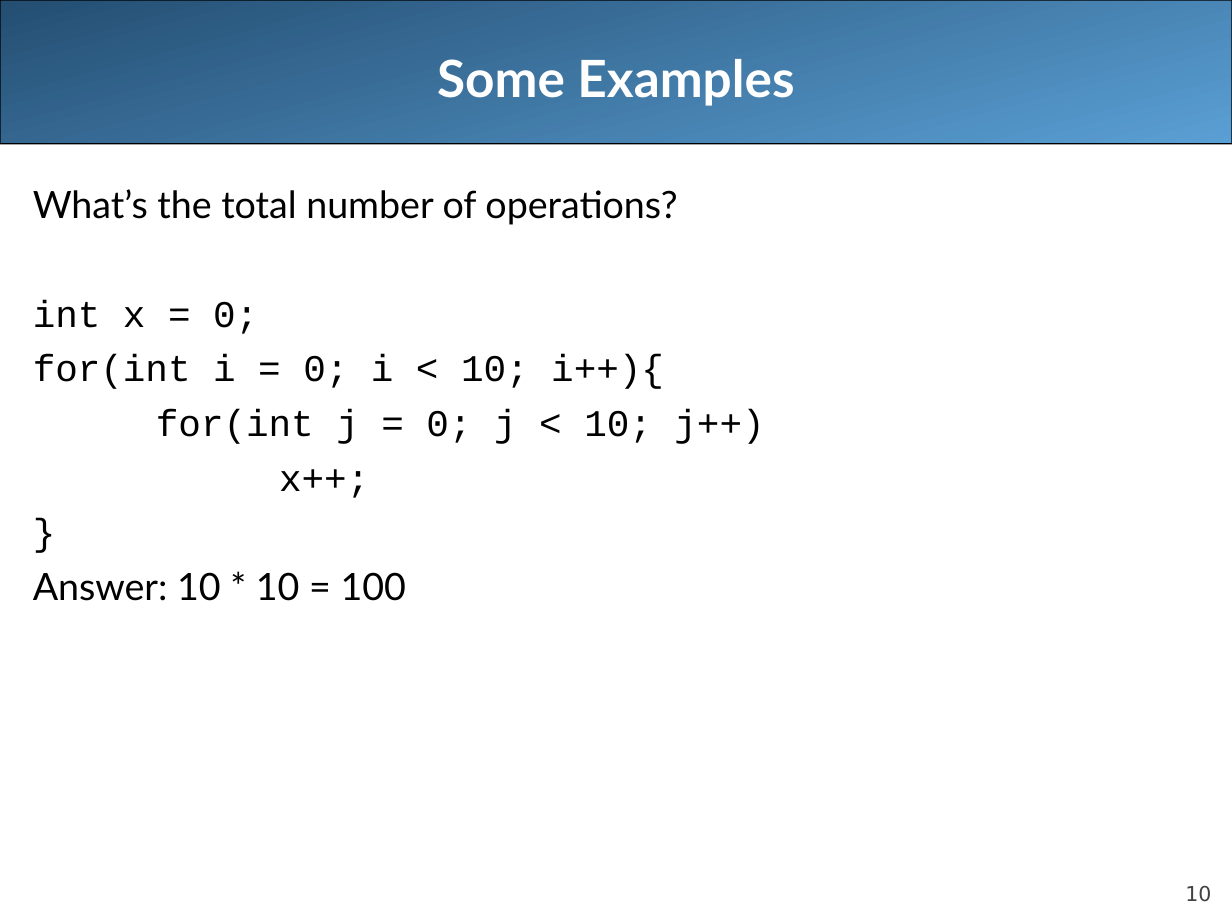
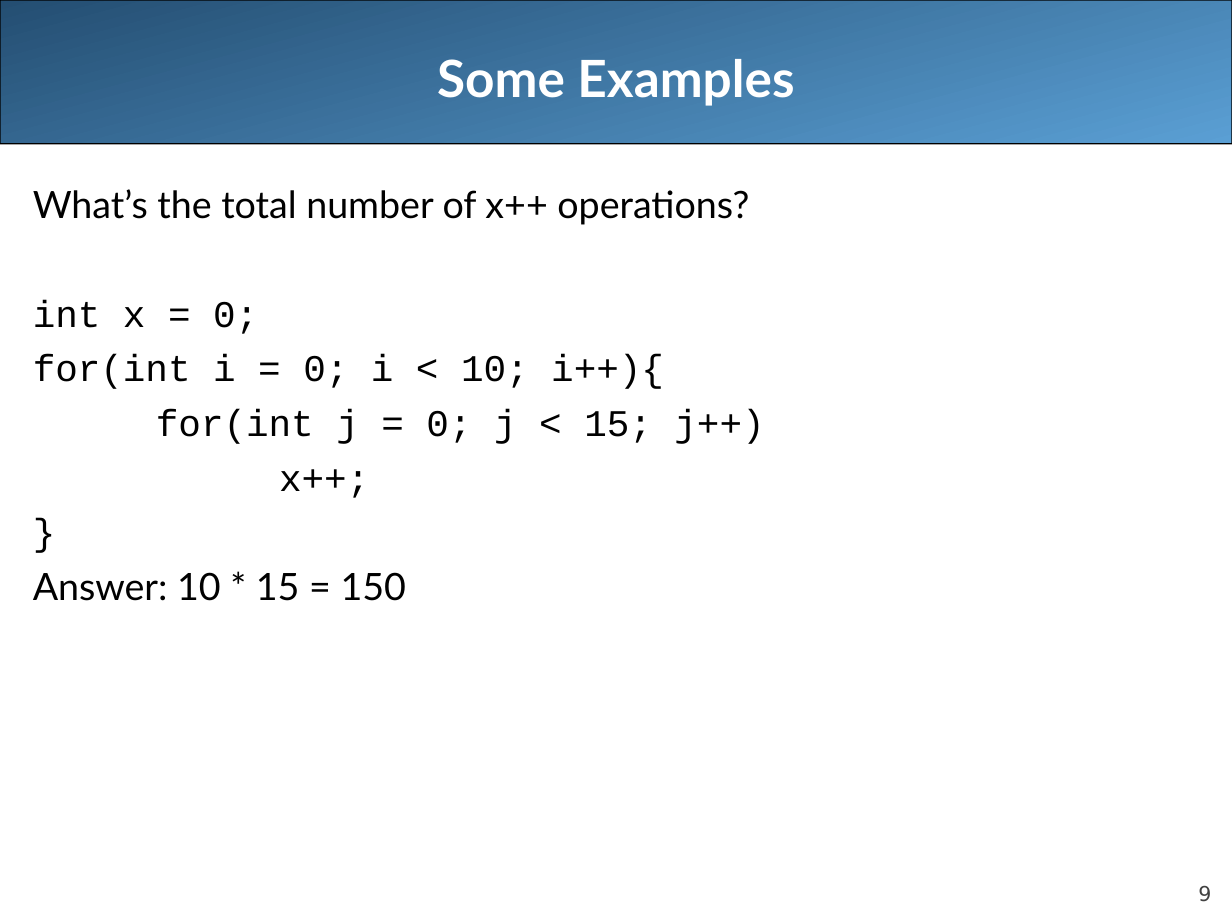
Before and after one commit to LongBaoNguyen/longbaonguyen.github.io, a slide deck: slide 9 of courses/apcsa/lecture12.ppt (slide 10 before the commit). Drawn at 1232x924 pixels with LibreOffice and Linux fonts; fonts in the diff are those of the drawing. Boxes give left, top, right and bottom in pixels: in the first picture for what was removed or moved away, otherwise in the second. Text is boxed around its words. In the diff, an @@ line names an element or a change of style, - is before the commit and + after.

```diff
--- a/courses/apcsa/lecture12.ppt
+++ b/courses/apcsa/lecture12.ppt
@@ text at (33, 189, 749, 225): text changed @@
-What’s the total number of operations?
+What’s the total number of x++ operations?
@@ text at (156, 409, 764, 444): text changed @@
-for(int j = 0; j < 10; j++)
+for(int j = 0; j < 15; j++)
@@ text at (33, 572, 406, 601): text changed @@
-Answer: 10 * 10 = 100
+Answer: 10 * 15 = 150
@@ page number at (1198, 886, 1211, 902): text changed @@
-10
+9
```
Also in this commit, not shown: 5 other slides changed, 10 other files.
